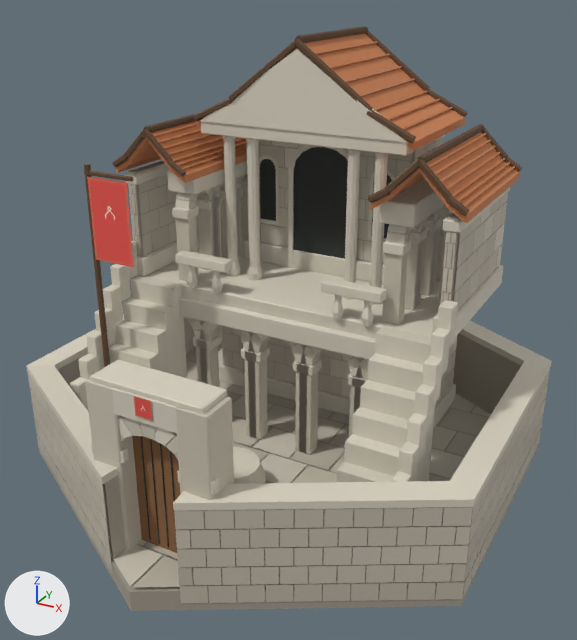
What one commit did to the Blender file apps/game/asset-sources/realms/options/citadel-terraced-forum.blend.
The view is the same before and after, from a 50 mm lens placed at (1.23, -2.25, 1.64), pointed at (0.03, -0.07, 0.54). Lighting does not change. The marker at lower left points along +X, +Y and +Z. The first picture is the older version.

The first picture shows 'Citadel / age architecture', 'Order / cloth.001' and 1 more.
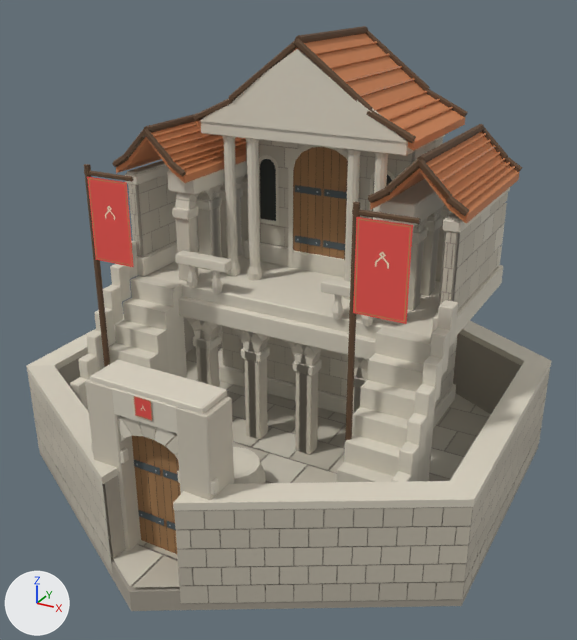
Pixel boxes [x1, y1, x2, y2] of what changed, in the pictures (577 x 640 px):
```json
{"part": 1, "of": "me_curtain___core_006", "change": "added", "after": [345, 202, 360, 442], "on screen": "brown"}
{"part": 2, "of": "me_curtain___core_006", "change": "added", "after": [352, 210, 421, 224]}
{"part": 3, "of": "me_curtain___core_006", "change": "rebuilt", "before": [160, 444, 169, 548], "after": [160, 445, 168, 544]}
{"part": 4, "of": "me_curtain___core_006", "change": "rebuilt", "before": [170, 451, 178, 550], "after": [168, 452, 176, 554]}
{"part": 5, "of": "me_curtain___core_006", "change": "rebuilt", "before": [140, 436, 151, 540], "after": [138, 436, 154, 545]}
{"part": 6, "of": "me_curtain___core_006", "change": "rebuilt", "before": [150, 439, 160, 544], "after": [152, 439, 161, 544], "on screen": "9% narrower"}
{"part": 7, "of": "me_curtain___core_006", "change": "added", "after": [293, 147, 348, 260], "on screen": "brown"}
{"part": 8, "of": "me_curtain___core_006", "change": "added", "after": [132, 436, 179, 554], "on screen": "brown"}
{"part": 9, "of": "me_order___cloth_001", "change": "added", "after": [353, 217, 413, 324], "on screen": "red"}
```

Scene script edits in JSON lines:
```json
{"block": "me_curtain___core_006", "where": "# used by ob_citadel___age_architecture; location = (0.0, 0.0, 0.0)"}
{"op": "remove", "block": "me_curtain___core_006", "code": "me_curtain___core_006.from_pydata(...)  # 8299 vertices, 4989 faces; spans x -0.81..0.81, y -0.94..0.94, z -0.03..1.45"}
{"op": "add", "block": "me_curtain___core_006", "code": "me_curtain___core_006.from_pydata(...)  # 8512 vertices, 5031 faces; spans x -0.81..0.81, y -0.94..0.94, z -0.03..1.45"}
{"block": "me_curtain___core_006", "change": "me_curtain___core_006 part 1: a new loose piece, an 8-sided cylinder along z spanning x 0.375..0.396, y -0.349..-0.328, z 0.0..1.065, in mat_citadel___timber"}
{"block": "me_curtain___core_006", "change": "me_curtain___core_006 part 2: a new loose piece, a 6-sided cylinder along x spanning x 0.376..0.564, y -0.345..-0.332, z 1.032..1.048, in mat_citadel___timber"}
{"block": "me_curtain___core_006", "change": "me_curtain___core_006 part 3: the loose piece of 8 vertices spanning x 0.0, y -0.75, z 0.07..0.47 is rebuilt with 4 vertices and now spans x 0.0, y -0.76, z 0.05..0.49"}
{"block": "me_curtain___core_006", "change": "me_curtain___core_006 part 4: the loose piece of 8 vertices spanning x 0.03..0.04, y -0.75, z 0.07..0.47 is rebuilt with 4 vertices and now spans x 0.03, y -0.76, z 0.05..0.49"}
{"block": "me_curtain___core_006", "change": "me_curtain___core_006 part 5: the loose piece of 8 vertices spanning x -0.07, y -0.75, z 0.07..0.47 is rebuilt with 4 vertices and now spans x -0.08..-0.05, y -0.76, z 0.05..0.49"}
{"block": "me_curtain___core_006", "change": "me_curtain___core_006 part 6: the loose piece of 8 vertices spanning x -0.04..-0.03, y -0.75, z 0.07..0.47 is rebuilt with 4 vertices and now spans x -0.03, y -0.76, z 0.05..0.49"}
{"block": "me_curtain___core_006", "change": "me_curtain___core_006 part 7: 117 vertices added at x -0.12..0.12, y 0.23..0.24, z 0.62..1.07"}
{"block": "me_curtain___core_006", "change": "me_curtain___core_006 part 8: 88 vertices added at x -0.11..0.11, y -0.76, z 0.05..0.49"}
{"block": "me_curtain___core_006", "change": "other edits to the shape of me_curtain___core_006 do not show in these pictures"}
{"block": "me_order___cloth_001", "where": "# used by ob_order___cloth_001; location = (0.0, 0.0, 0.0)"}
{"op": "remove", "block": "me_order___cloth_001", "code": "me_order___cloth_001.from_pydata(...)  # 4 vertices, 1 face; spans x -0.55..-0.39, y -0.348, z 0.75..1.03"}
{"op": "add", "block": "me_order___cloth_001", "code": "me_order___cloth_001.from_pydata(...)  # 8 vertices, 2 faces; spans x -0.55..0.55, y -0.348, z 0.75..1.03"}
{"block": "me_order___cloth_001", "change": "me_order___cloth_001 part 9: the loose piece of 4 vertices spanning x -0.55..-0.39, y -0.348, z 0.75..1.03 is copied, and the copy is moved by (0.94, 0.0, 0.0); it spans x 0.39..0.55, y -0.348, z 0.75..1.03"}
```
